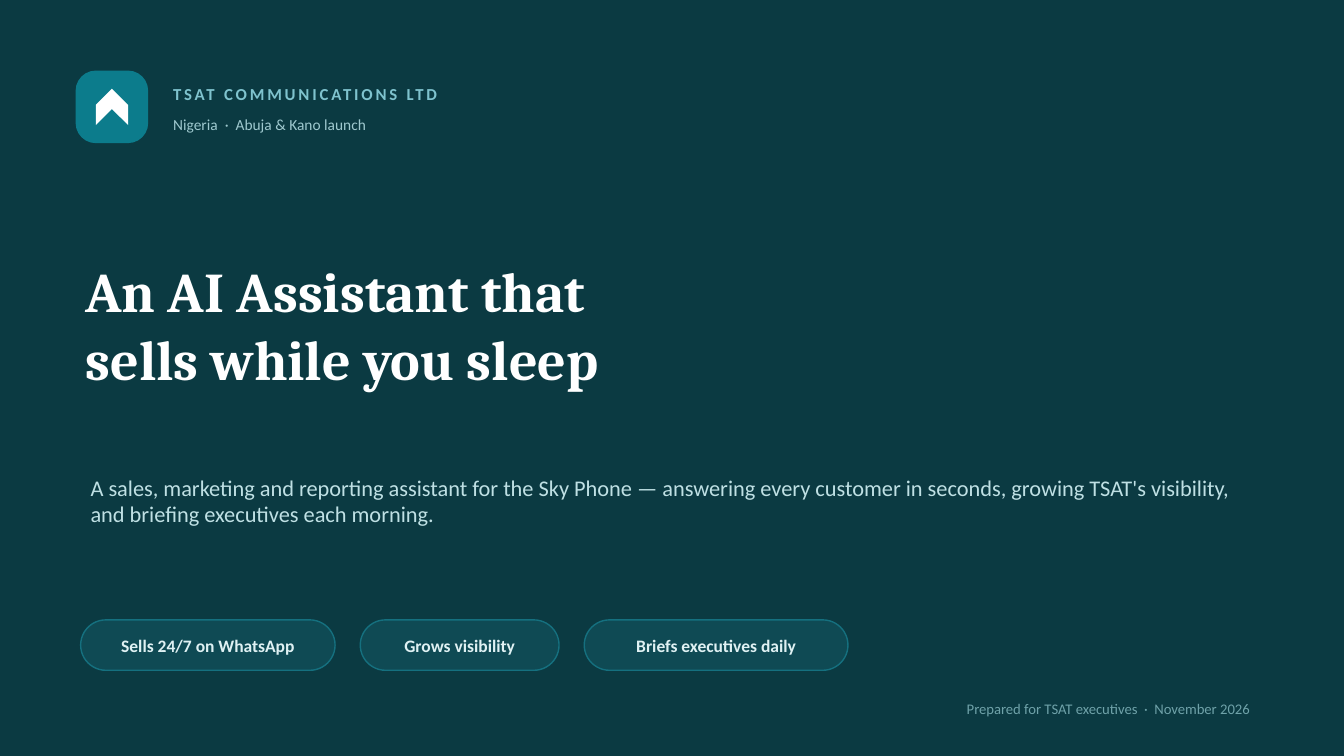
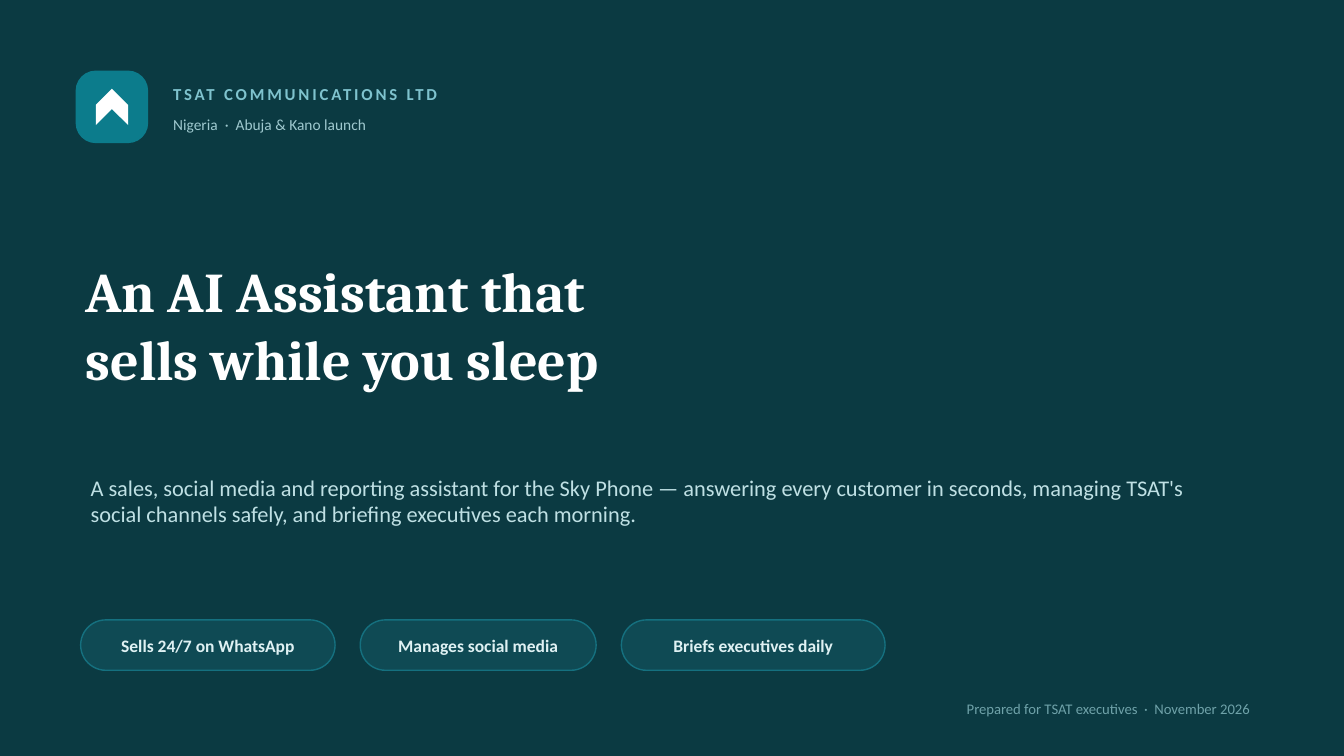
Before and after one commit to Bekaji/Bekaji, a slide deck: slide 1 of tsat-ai-assistant/TSAT_AI_Assistant_Pitch_Deck.pptx. Drawn at 1344x756 pixels with LibreOffice and Linux fonts; fonts in the diff are those of the drawing. Boxes give left, top, right and bottom in pixels: in the first picture for what was removed or moved away, otherwise in the second. Text is boxed around its words. In the diff, an @@ line names an element or a change of style, - is before the commit and + after.

```diff
--- a/tsat-ai-assistant/TSAT_AI_Assistant_Pitch_Deck.pptx
+++ b/tsat-ai-assistant/TSAT_AI_Assistant_Pitch_Deck.pptx
@@ text at (x1=91, y1=480, x2=1183, y2=526): text changed @@
-A sales, marketing and reporting assistant for the Sky Phone — answering every customer in seconds, growing TSAT's visibility, and briefing executives each morning.
+A sales, social media and reporting assistant for the Sky Phone — answering every customer in seconds, managing TSAT's social channels safely, and briefing executives each morning.
@@ rounded rectangle resized from (x1=360, y1=620, x2=559, y2=670) to (x1=360, y1=620, x2=596, y2=670) @@
@@ text "Briefs executives daily" moved from (x1=636, y1=639, x2=796, y2=655) to (x1=673, y1=639, x2=833, y2=655) @@
@@ rounded rectangle moved from (x1=585, y1=620, x2=849, y2=670) to (x1=621, y1=620, x2=885, y2=670) @@
@@ text at (x1=398, y1=639, x2=558, y2=655): text changed @@
-Grows visibility
+Manages social media
```
Also in this commit, not shown: 12 other slides changed, 1 slide added, 2 other files.
